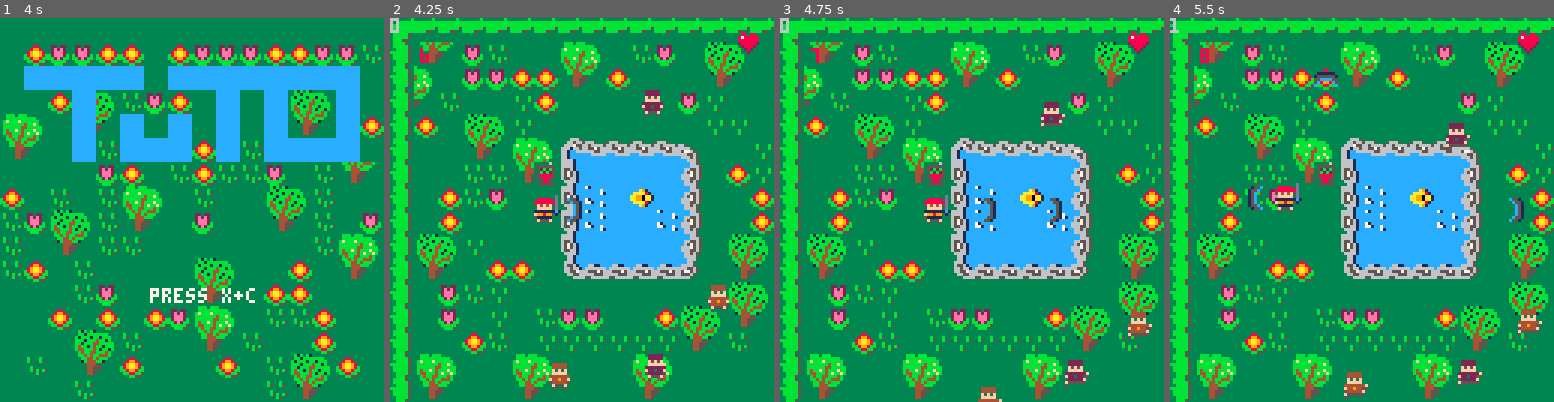
Above: before the commit, frames 1-4 (left to right).
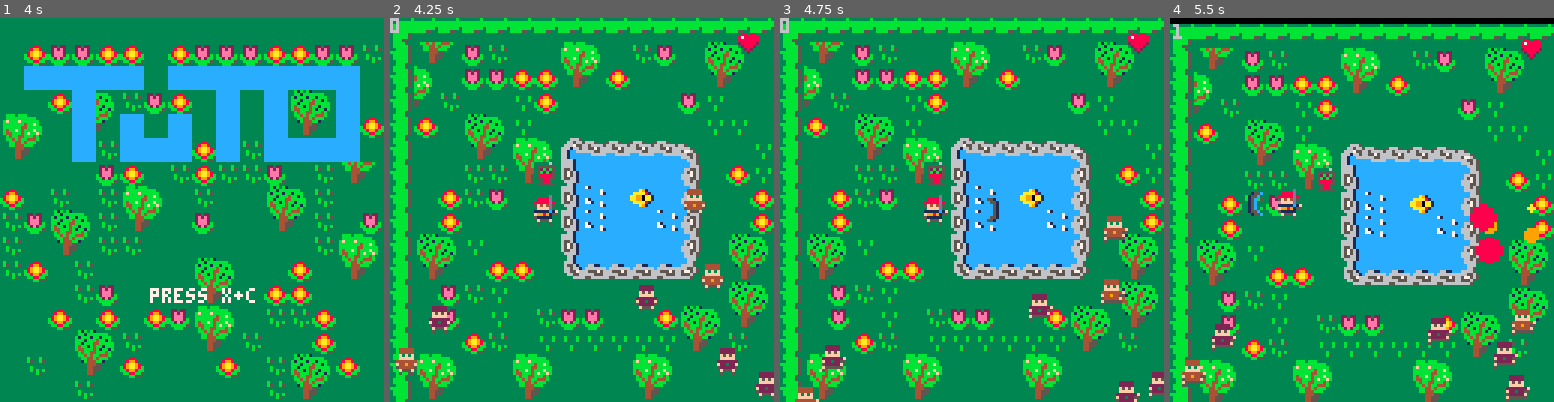
Above: after the commit, the same moments.

Repository: JasonHaenlin/pico-8-sophiaquest
Game: PICO-8 cartridge sophiaquest.p8
Same seed, same stepped clock (60 frames per second), same inputs: the game is played once before the commit and once after it.
Inputs:
- Up to frame 1 (4 s): tap X (X key) at 0.33, 1.07, 1.85, 2.97 s; tap O (Z key) at 0.7, 1.7, 2.1, 2.5, 2.9, 3.3, 3.7 s; hold Right 1.6-2.1 s; hold Up 2.15-2.42 s; hold Right 2.47-3.03 s; hold Left 3.08-3.58 s; hold Down 3.63-3.97 s
- Up to frame 2 (4.25 s): hold Right from 4.02 s (still down); tap X (X key) at 4.08 s; tap O (Z key) at 4.1 s
- Up to frame 3 (4.75 s): tap O (Z key) at 4.5 s; release Right at 4.68 s; hold Up from 4.73 s (still down)
- Up to frame 4 (5.5 s): tap O (Z key) at 4.9, 5.3 s; release Up at 5.03 s; hold Left from 5.08 s (still down); tap X (X key) at 5.2 s

Frame 1 is identical in both runs. In frame 2, 3.4% of the frame differs, in the area x 1-100%, y 7-100%; in frame 3, 3.3%; in frame 4, 33%, in the area x 0-100%, y 0-100%.

Commit message:
add dmg et speed to bullet

Diff:
--- a/sophiaquest.p8
+++ b/sophiaquest.p8
@@ -29,6 +29,13 @@
  ms=0
 }
 
+life = {
+ player = 25,
+ ennemy = 10,
+ boss = 150,
+ immortal_obj = 1000
+}
+
 actors={}
 particles={}
 explosions={}
@@ -43,9 +50,17 @@
  make_game()
 end
 
+function init_screen()
+ scr = {}
+ scr.x = 0
+ scr.y = 0
+ scr.shake = 0
+ scr.intensity = 2
+end
+
 -- make
 
-function make_actor(x,y,s,tag,direction)
+function make_actor(x,y,s,tag,health,direction)
  direction = direction or none
  local actor = {}
  actor.tag = tag
@@ -57,44 +72,40 @@
  actor.s = s
  actor.dx = 0
  actor.dy = 0
+ actor.health = health
  actor.box = {x1=0,y1=0,x2=7,y2=7}
  add(actors,actor)
  return actor
 end
 
 function make_game()
- p = make_actor(48,60,1,player)
+ p = make_actor(48,60,1,player,life.player)
  p.d = up
  p.anim = "talk"
  p.walk = {f=1,st=1,sz=2,spd=1/5}
  p.talk = {f=1+16,st=1+16,sz=3,spd=1/5}
  p.cooldown = 0
  p.box = {x1=0,y1=0,x2=6,y2=7}
- for i=1,2 do
-  mstr = make_actor(rnd(128),rnd(120),4,ennemy)
-  mstr.anim = "walk"
-  mstr.walk = {f=4,st=4,sz=2,spd=1/5}
-  mstr.dx = rnd(1)
-  mstr.dy = rnd(1)
- end
- for i=1,2 do
-  mstr = make_actor(rnd(128),rnd(120),7,ennemy)
-  mstr.anim = "walk"
-  mstr.walk = {f=7,st=7,sz=2,spd=1/5}
-  mstr.dx = rnd(1)
-  mstr.dy = rnd(1)
- end
- scr = {}
- scr.x = 0
- scr.y = 0
- scr.shake = 0
- scr.intensity = 2
- -- name,spr,sfx,animh,animv,delay,dmg,rx,ry,ox,oy
- make_item("sword",105,4,73,89,4,7,2,2,4,2)
- make_item("wand",106,1,74,90,4,8,32,1,5,1)
- make_item("gun",107,5,75,91,6,5,128,1,5,0)
- make_item("bow",108,3,76,92,6,5,64,1,4,-1)
+ make_ennemies(10, {4,7})
+ init_screen()
+ -- name,spr,sfx,animh,animv,delay,dmg,hb,ox,oy
+ make_item("sword",105,4,73,89,15,7,8,2,2)
+ make_item("wand",106,1,74,90,8,8,3,5,1)
+ make_item("gun",107,5,75,91,3,3,1,5,0)
+ make_item("bow",108,3,76,92,6,5,3,4,-1)
  p.weapon = items[1]
+end
+
+function make_ennemies(nb, aspr)
+ for s in all(aspr) do
+  for i=1,nb do
+   mstr = make_actor(rnd(248),rnd(248),s,ennemy,life.ennemy)
+   mstr.anim = "walk"
+   mstr.walk = {f=s,st=s,sz=2,spd=1/5}
+   mstr.dx = rnd(1)
+   mstr.dy = rnd(1)
+  end
+ end
 end
 
 function make_particles(n)
@@ -126,7 +137,7 @@
 	end
 end
 
-function make_item(name,spr,sfx,animh,animv,delay,dmg,rx,ry,ox,oy)
+function make_item(name,spr,sfx,animh,animv,delay,dmg,hb,ox,oy)
  local item = {}
  item.name = name
  item.spr = spr
@@ -134,8 +145,7 @@
  item.animv = animv
  item.delay = delay
  item.dmg = dmg
- item.rx = rx
- item.ry = ry
+ item.hb = hb
  item.ox = ox
  item.oy = oy
  item.sfx = sfx
@@ -155,6 +165,7 @@
  if (btnp(fire1)) then
   p.weapon = items[selected_item]
   open_inv = false
+  p.cooldown = 10
  end
 end
 
@@ -216,7 +227,7 @@
  if (p.cooldown > 0) p.cooldown -= 1
  if ((p.cooldown == 0) and btn(fire1)) then
   shoot()
-  p.cooldown = 10
+  p.cooldown = p.weapon.delay
  end
  if (btnp(fire2)) then
   sp = mget(p.x/8,(p.y-1)/8)
@@ -277,23 +288,31 @@
 
 function shoot()
  local speed = 2
+ local center = 0
  if(p.d == left) then
-  b = make_actor(p.x-5,p.y,p.weapon.animh,bullet,left)
+  b = make_actor(p.x-6,p.y,p.weapon.animh,bullet,life.immortal_obj,left)
+  center = p.weapon.hb/2
+  b.box = {x1=0,y1=4-center,x2=5,y2=4+center}
   b.dx = -speed
  end
  if(p.d == right) then
-  b = make_actor(p.x+5,p.y,p.weapon.animh,bullet,right)
+  b = make_actor(p.x+6,p.y,p.weapon.animh,bullet,life.immortal_obj,right)
+  center = p.weapon.hb/2
+  b.box = {x1=3,y1=4-center,x2=8,y2=4+center}
   b.dx = speed
  end
  if(p.d == up) then
-  b = make_actor(p.x,p.y-5,p.weapon.animv,bullet,up)
+  b = make_actor(p.x,p.y-6,p.weapon.animv,life.immortal_obj,bullet,up)
+  center = p.weapon.hb/2
+  b.box = {x1=4-center,y1=0,x2=4+center,y2=5}
   b.dy = -speed
  end
  if(p.d == down) then
-  b = make_actor(p.x,p.y+5,p.weapon.animv,bullet,down)
+  b = make_actor(p.x,p.y+6,p.weapon.animv,life.immortal_obj,bullet,down)
+  center = p.weapon.hb/2
+  b.box = {x1=4-center,y1=3,x2=4+center,y2=8}
   b.dy = speed
  end
- b.box = {x1=3,y1=3,x2=4,y2=4}
  sfx(p.weapon.sfx)
 end
 
@@ -461,8 +480,6 @@
  highlight(39,fp.x+116,fp.y+5,2)
  draw_inventory(fp.x+80,fp.y)
  debug(fp.x+10,fp.y+10)
-
- dbg = #actors
 end
 
 -- update
@@ -471,6 +488,7 @@
  if (btn(fire1) and btn(fire2)) then
   _update = update_game
   _draw = draw_game
+   p.cooldown = 10
  end
 end
 
